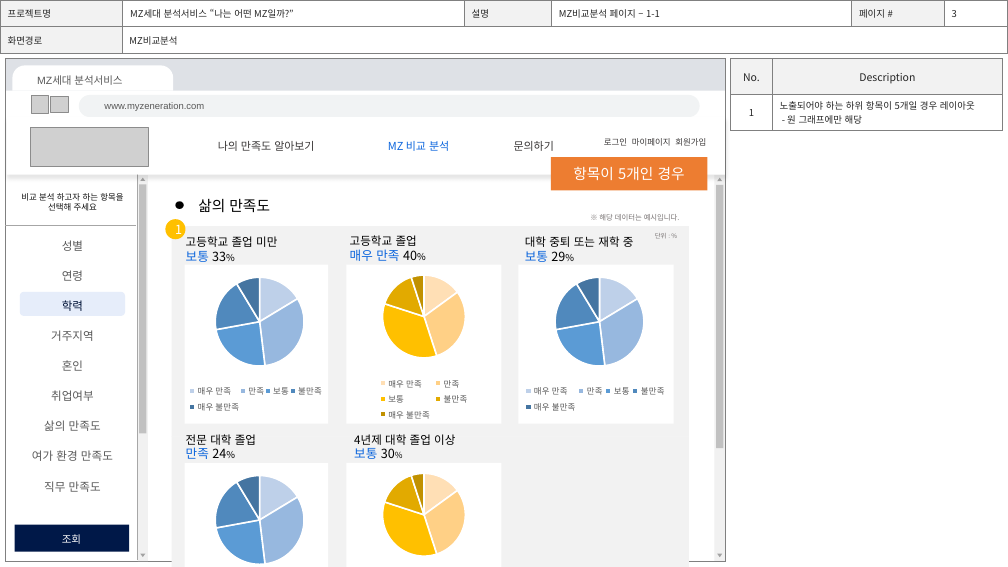
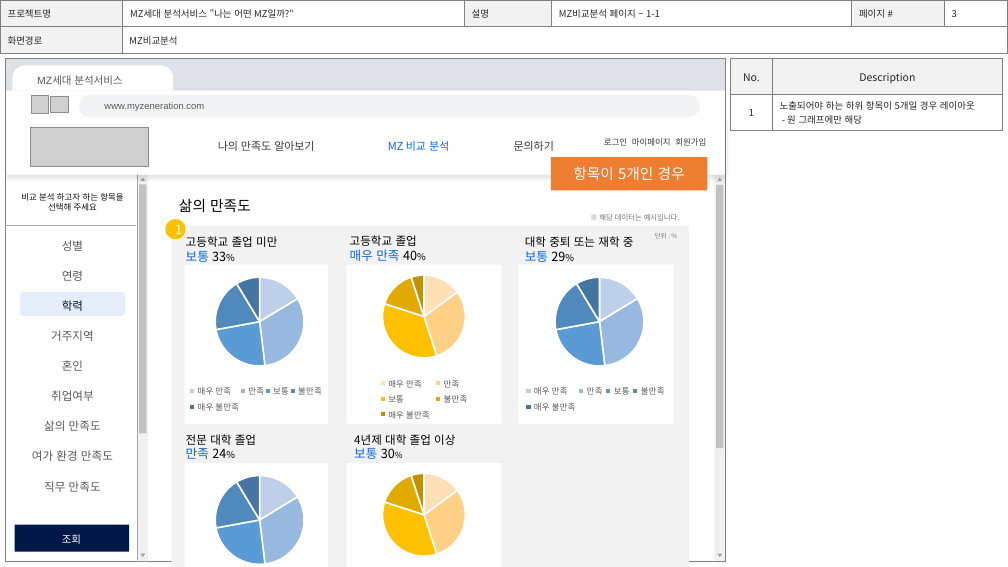
Before and after one commit to jomiinjung/project_DreamCatcher, a slide deck: slide 9 of 프로젝트 화면설계서_조민정_ver1.0.pptx. Drawn at 1008x567 pixels with LibreOffice and Linux fonts; fonts in the diff are those of the drawing; grey boxes stand for pictures; background and template pictures are left out. Boxes give left, top, right and bottom in pixels: in the first picture for what was removed or moved away, otherwise in the second. Text is boxed around its words. In the diff, an @@ line names an element or a change of style, - is before the commit and + after.

```diff
--- a/프로젝트 화면설계서_조민정_ver1.0.pptx
+++ b/프로젝트 화면설계서_조민정_ver1.0.pptx
@@ text "삶의 만족도" at box(179, 199, 251, 212): alignment centre to left @@
@@ ellipse removed at box(175, 201, 184, 209) @@
```
Also in this commit, not shown: 4 other slides changed.
